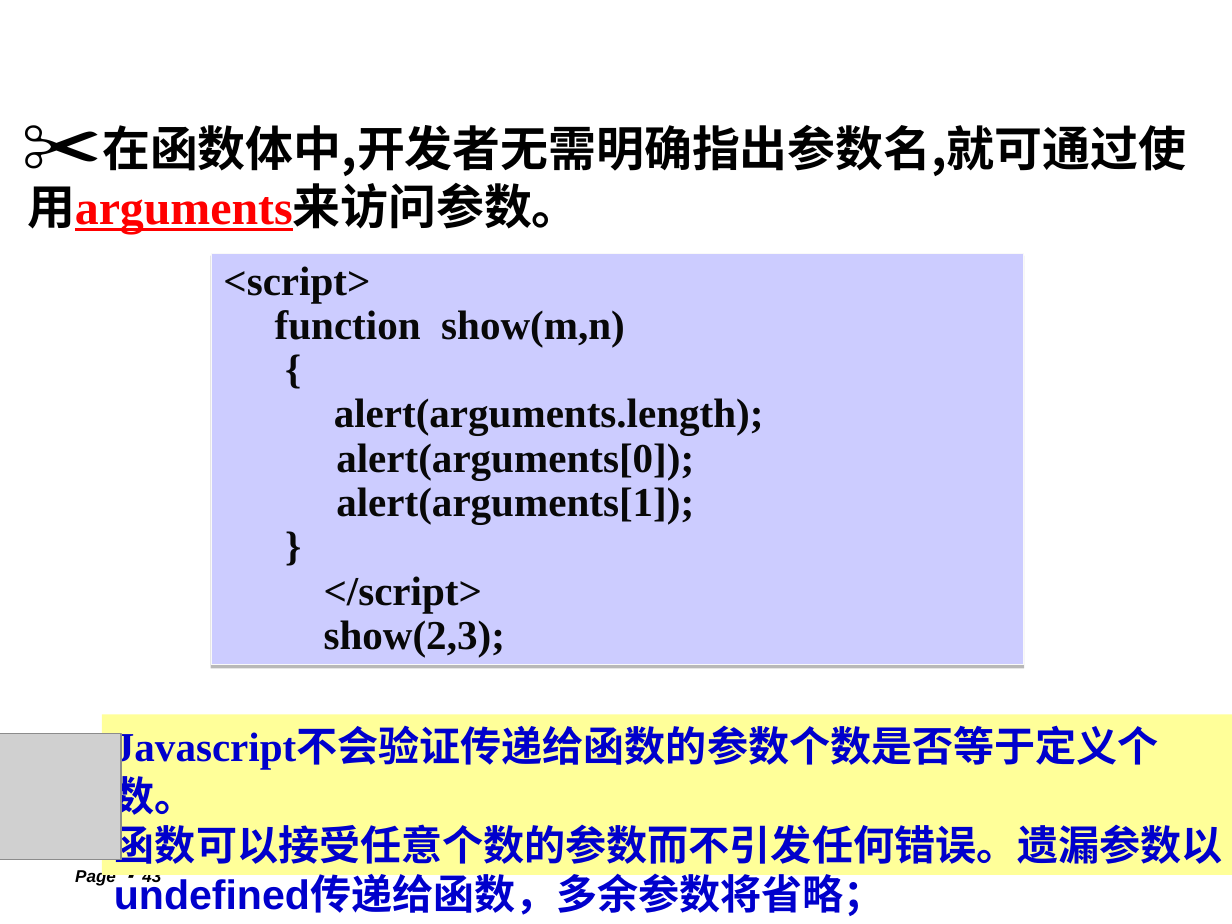
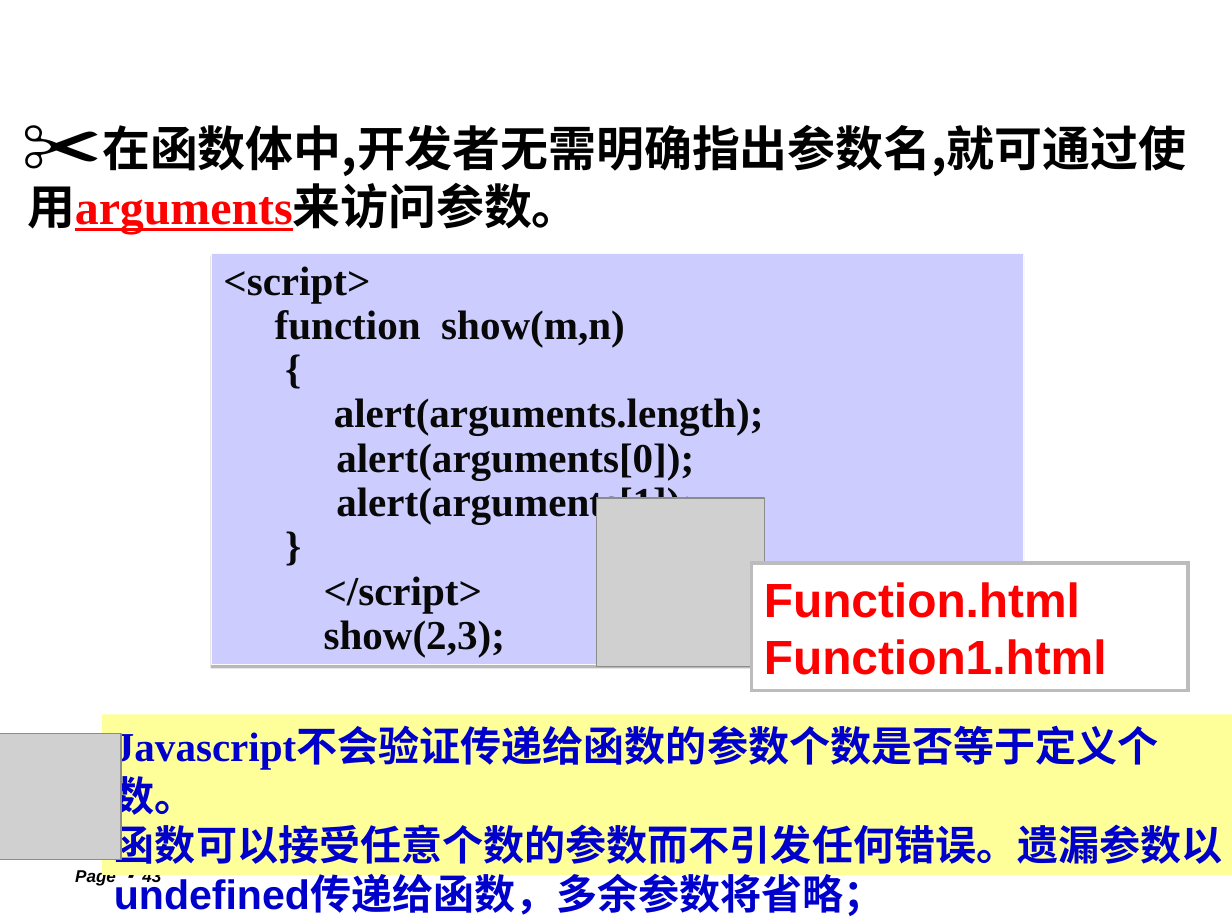
Before and after one commit to lxn56975/webdev, a slide deck: slide 43 of Chapter4Javascript.ppt. Drawn at 1232x924 pixels with LibreOffice and Linux fonts; fonts in the diff are those of the drawing; grey boxes stand for pictures; background and template pictures are left out. Boxes give left, top, right and bottom in pixels: in the first picture for what was removed or moved away, otherwise in the second. Text is boxed around its words. In the diff, an @@ line names an element or a change of style, - is before the commit and + after.

```diff
--- a/Chapter4Javascript.ppt
+++ b/Chapter4Javascript.ppt
@@ picture added at bbox=[596, 498, 764, 667] @@
@@ rectangle added at bbox=[752, 563, 1188, 691], fill #FFFFFF, outline #BCBCBC 2.01 pt, 28 pt, text #FF0000, bold @@
+Function.html
+Function1.html
```
Also in this commit, not shown: 5 other slides changed.
